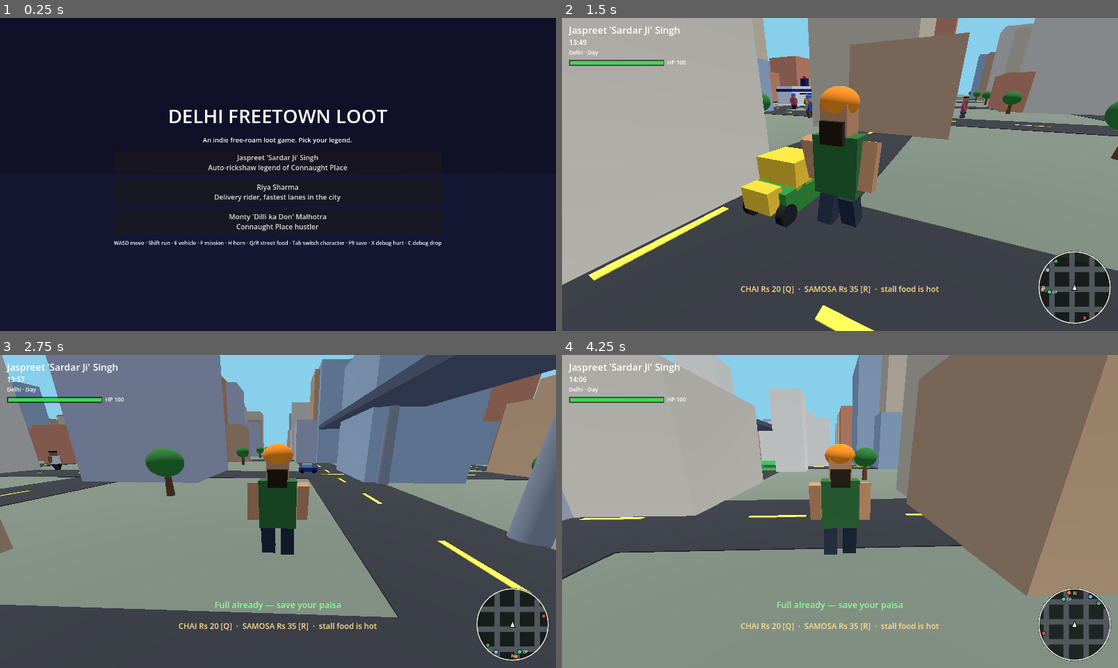
Above: before the commit, frames 1-4 (two rows, left to right).
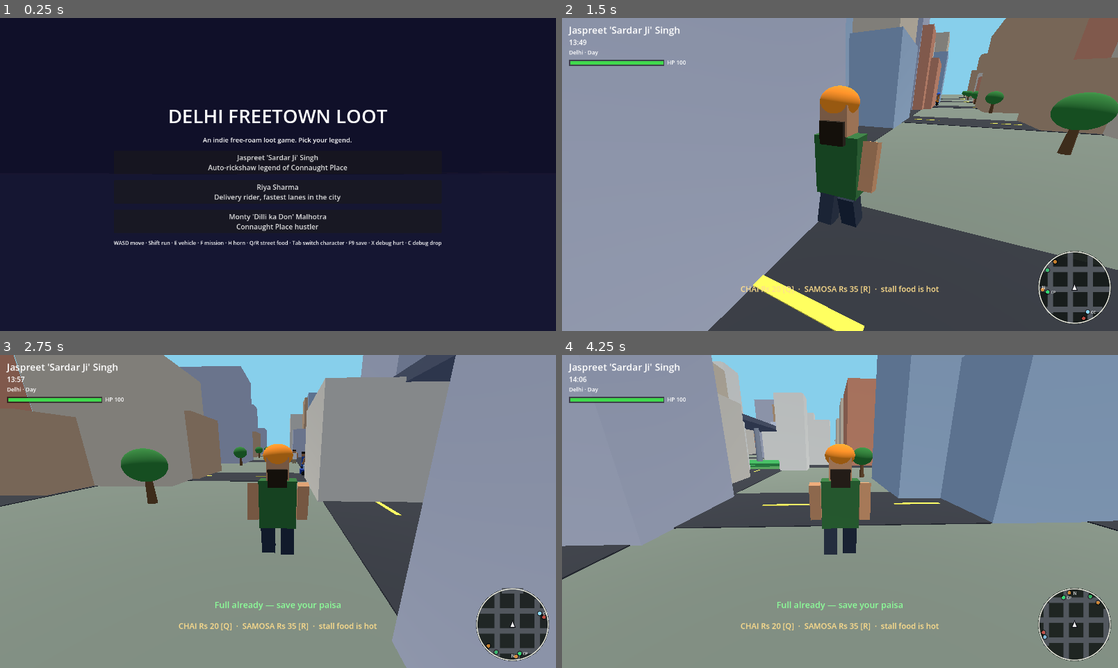
Above: after the commit, the same moments.

Repository: Ayushsahnios/delhi-freetown-loot
Game: Godot game, scene res://scenes/main.tscn
Same seed, same stepped clock (60 frames per second), same inputs: the game is played once before the commit and once after it.
Inputs:
- Up to frame 1 (0.25 s): no input
- Up to frame 2 (1.5 s): click "Jaspreet 'Sardar Ji' Singh Au…" at 0.5 s; tap Enter (ui_accept) at 1.25 s; hold D (move_right) from 1.28 s (still down); hold Shift (run) from 1.28 s (still down)
- Up to frame 3 (2.75 s): tap Enter (ui_accept) at 1.52, 2.27 s; release D (move_right) at 2.03 s; release Shift (run) at 2.03 s; hold S (move_back) from 2.03 s (still down); tap Q (buy_chai) at 2.1 s; tap Shift (run) at 2.3 s
- Up to frame 4 (4.25 s): release S (move_back) at 2.78 s; hold D (move_right) 2.78-3.53 s; hold Shift (run) 2.78-3.53 s; tap R (buy_samosa) at 2.85 s; hold W (move_forward) from 3.53 s (still down); tap H (horn) at 3.6 s; tap Enter (ui_accept) at 3.77 s; tap Shift (run) at 3.8 s

The runs differ from the first frame. In frame 2, 58% of the frame differs, in the area x 0-100%, y 0-100%; in frame 3, 52%; in frame 4, 52%.
Error in both runs: Invalid assignment on read-only value (on base: 'Dictionary'). (res://scripts/missions.gd:49)

Commit message:
Chandni Chowk bazaar district: market street with gate, stalls, crowd boost
The (4,7) block becomes the old-city bazaar: a red sandstone gate
spans the street at the south entry, six market stalls with striped
awnings and goods crates line both sides, haveli shop rows back onto
the block edges, and festival bunting strings cross the lane. A
12-shopper crowd zone (pedestrians.gd) wakes when the player is
nearby and sleeps when not, chai lands in the district via the food
cart offsets, and Chandni Chowk joins the landmark/minimap/respawn
set with an entry toast.

Diff:
--- a/scripts/food.gd
+++ b/scripts/food.gd
@@ -16,6 +16,7 @@
 	"Connaught Place": Vector3(-14.0, 0.0, 8.0),
 	"India Gate": Vector3(14.0, 0.0, 2.0),
 	"Purani Dilli Fort": Vector3(10.0, 0.0, 4.0),
+	"Chandni Chowk": Vector3(-5.0, 0.0, -5.0),
 	"Neighbourhood Park": Vector3(10.0, 0.0, 10.0),
 	"Police Station": Vector3(-12.0, 0.0, 8.0),
 }
--- a/scripts/main.gd
+++ b/scripts/main.gd
@@ -67,6 +67,7 @@
 var _char_states := {}
 var _switch_lock := 0.0
 var _switch_pending_release := false
+var _chandni_seen := false
 
 
 func _ready() -> void:
@@ -83,6 +84,7 @@
 	_peds = PedestrianScript.new()
 	add_child(_peds)
 	_peds.setup(WORLD, PITCH, ROAD, GRID + 1)
+	_peds.set_crowd_zone(_block_center(4, 7) + Vector3(6.0, 0.0, 0.0), 46.0)
 	_audio = AudioScript.new()
 	add_child(_audio)
 	_audio.setup()
@@ -148,6 +150,8 @@
 				_build_india_gate(c.x, c.z)
 			elif ix == 3 and iz == 7:
 				_build_purani_dilli(c.x, c.z)
+			elif ix == 4 and iz == 7:
+				_build_chandni_chowk(c.x, c.z)
 			elif ix == 7 and iz == 5:
 				_build_police_station(c.x, c.z)
 			elif (ix == 8 and iz == 2) or (ix == 2 and iz == 3):
@@ -283,6 +287,78 @@
 	dome.scale = Vector3(1, 1.25, 1)
 	dome.position = Vector3(x, 15.2, z)
 	add_child(dome)
+
+
+const AWNINGS := [
+	[Color(0.95, 0.45, 0.12), Color(0.94, 0.92, 0.88)],
+	[Color(0.12, 0.55, 0.55), Color(0.95, 0.90, 0.80)],
+	[Color(0.85, 0.20, 0.45), Color(0.95, 0.85, 0.25)],
+	[Color(0.20, 0.55, 0.20), Color(0.90, 0.88, 0.84)],
+	[Color(0.95, 0.70, 0.15), Color(0.30, 0.50, 0.80)],
+	[Color(0.60, 0.25, 0.60), Color(0.94, 0.92, 0.88)],
+]
+
+func _build_chandni_chowk(x: float, z: float) -> void:
+	## Bazaar district: the block's inner street becomes a market lane —
+	## a signature red gate at the south entry, stalls with striped
+	## awnings and bunting on both sides, shop rows behind them, and a
+	## pedestrian crowd zone (pedestrians.gd) filling it with shoppers.
+	add_child(_flat(Vector3(BLOCK - 2.0, 0.06, BLOCK - 2.0), Vector3(x, 0.07, z),
+			Color(0.71, 0.62, 0.48)))
+	var street := x + 6.0
+	var gate_z := z - 15.0
+	var red := Color(0.60, 0.25, 0.15)
+	var cream := Color(0.93, 0.88, 0.76)
+	_add_building(Vector3(street - 7.5, 0, gate_z), Vector3(2.6, 10.0, 2.6), red)
+	_add_building(Vector3(street + 7.5, 0, gate_z), Vector3(2.6, 10.0, 2.6), red)
+	add_child(_mesh_box(Vector3(16.6, 2.6, 2.8), red, Vector3(street, 10.8, gate_z)))
+	add_child(_mesh_box(Vector3(16.6, 0.5, 2.9), cream, Vector3(street, 9.5, gate_z)))
+	for fx in [-6.0, 0.0, 6.0]:
+		add_child(_mesh_box(Vector3(0.7, 1.1, 0.7), cream, Vector3(street + fx, 12.6, gate_z)))
+	var zeds := [z - 12.0, z - 6.5, z + 14.5]
+	for i in zeds.size():
+		_stall(Vector3(street - 9.0, 0, zeds[i]), 1.0, i)
+		_stall(Vector3(street + 9.0, 0, zeds[i]), -1.0, i + 3)
+	_add_building(Vector3(x - 11.5, 0, z - 8.0), Vector3(11.0, 7.0, 16.0), Color(0.82, 0.66, 0.45))
+	add_child(_mesh_box(Vector3(11.4, 0.7, 16.4), cream, Vector3(x - 11.5, 5.6, z - 8.0)))
+	_add_building(Vector3(x - 9.0, 0, z + 14.5), Vector3(16.0, 5.5, 5.0), Color(0.75, 0.55, 0.35))
+	add_child(_mesh_box(Vector3(16.4, 0.6, 5.4), cream, Vector3(x - 9.0, 4.4, z + 14.5)))
+	for bz in [z - 11.5, z - 4.0]:
+		_bunting(street, bz)
+
+
+func _stall(pos: Vector3, face: float, idx: int) -> void:
+	## One bazaar stall: solid counter, striped awning on poles, crates of
+	## goods. `face` is +1/-1 — the direction the stall faces (toward the
+	## market street).
+	var woods := [Color(0.55, 0.40, 0.26), Color(0.48, 0.34, 0.22), Color(0.60, 0.44, 0.28)]
+	_add_building(pos, Vector3(2.6, 2.2, 4.2), woods[idx % 3])
+	var ax := pos.x + 0.6 * face
+	var pair: Array = AWNINGS[idx % AWNINGS.size()]
+	add_child(_mesh_box(Vector3(3.4, 0.28, 2.5), pair[0], Vector3(ax, 5.6, pos.z - 1.25)))
+	add_child(_mesh_box(Vector3(3.4, 0.28, 2.5), pair[1], Vector3(ax, 5.6, pos.z + 1.25)))
+	for side in [-2.2, 2.2]:
+		add_child(_mesh_box(Vector3(0.22, 5.6, 0.22), Color(0.35, 0.25, 0.16),
+				Vector3(ax, 2.8, pos.z + side)))
+	var fruit := [Color(0.95, 0.55, 0.10), Color(0.25, 0.65, 0.25), Color(0.90, 0.20, 0.20), Color(0.95, 0.85, 0.30)]
+	for g in range(2):
+		add_child(_mesh_box(Vector3(1.1, 1.0, 1.3), fruit[(idx + g) % 4],
+				Vector3(pos.x, 2.75, pos.z + (1.0 if g == 0 else -1.0))))
+
+
+func _bunting(street: float, bz: float) -> void:
+	## Festival flags strung across the market lane, hung between two
+	## poles with a gentle sag.
+	for side in [-7.2, 7.2]:
+		add_child(_mesh_box(Vector3(0.2, 6.2, 0.2), Color(0.30, 0.22, 0.15),
+				Vector3(street + side, 3.1, bz)))
+	var cols := [Color(0.95, 0.45, 0.12), Color(0.85, 0.20, 0.45), Color(0.20, 0.60, 0.25),
+		Color(0.95, 0.85, 0.25), Color(0.25, 0.55, 0.90)]
+	for f in range(9):
+		var t := (f + 1) / 10.0
+		var fy := 6.1 - sin(PI * t) * 0.7
+		add_child(_mesh_box(Vector3(0.55, 0.7, 0.14), cols[f % 5],
+				Vector3(street - 7.2 + 14.4 * t, fy, bz)))
 
 
 func _build_park(x: float, z: float) -> void:
@@ -522,6 +598,13 @@
 		return
 	_impact_cd = maxf(_impact_cd - delta, 0.0)
 	_chaos_cd = maxf(_chaos_cd - delta, 0.0)
+	var cc := _block_center(4, 7)
+	var ccd := Vector2(player.global_position.x - cc.x, player.global_position.z - cc.z).length()
+	if not _chandni_seen and ccd < 34.0:
+		_chandni_seen = true
+		_show_toast("CHANDNI CHOWK · moonlight bazaar")
+	elif _chandni_seen and ccd > 60.0:
+		_chandni_seen = false
 	if _switch_lock > 0.0:
 		_switch_lock = maxf(_switch_lock - delta, 0.0)
 		if _switch_lock <= 0.0 and _switch_pending_release:
@@ -730,6 +813,7 @@
 		{"name": "Connaught Place", "center": _block_center(5, 5), "spawn": _block_center(5, 5) + Vector3(14.0, 1.0, 14.0)},
 		{"name": "India Gate", "center": _block_center(5, 3), "spawn": _block_center(5, 3) + Vector3(0.0, 1.0, 10.0)},
 		{"name": "Purani Dilli Fort", "center": _block_center(3, 7), "spawn": _block_center(3, 7) + Vector3(0.0, 1.0, 12.0)},
+		{"name": "Chandni Chowk", "center": _block_center(4, 7), "spawn": _block_center(4, 7) + Vector3(6.0, 1.0, -14.0)},
 		{"name": "Neighbourhood Park", "center": _block_center(8, 2), "spawn": _block_center(8, 2) + Vector3(0.0, 1.0, 12.0)},
 		{"name": "Police Station", "center": _block_center(7, 5), "spawn": _block_center(7, 5) + Vector3(0.0, 1.0, 10.0), "police": true},
 	]
--- a/scripts/pedestrians.gd
+++ b/scripts/pedestrians.gd
@@ -19,6 +19,11 @@
 const SCATTER_RADIUS := 18.0
 const REJOIN_SPEED := 5.5
 const REJOIN_LIMIT := 4.0
+const ZONE_EXTRA := 12
+const ZONE_WAKE := 130.0
+const ZONE_RECYCLE := 150.0
+const ZONE_SPAWN_MIN := 26.0
+const ZONE_BIAS := 42.0
 
 const SKIN_TONES := [
 	Color(0.79, 0.57, 0.40), Color(0.72, 0.50, 0.33),
@@ -42,6 +47,9 @@
 var _road_w := 0.0
 var _roads := 0
 var _placed := false
+var _zone_center := Vector3.ZERO
+var _zone_radius := 0.0
+var _zone_set := false
 
 
 func setup(world_size: float, pitch: float, road_width: float, road_count: int) -> void:
@@ -61,6 +69,29 @@
 			"speed": 3.0, "panic": 0.0, "panic_dir": Vector3.ZERO,
 			"rejoin": 0.0, "cd": 0.0, "phase": _rng.randf() * TAU,
 		})
+	# Bazaar crowd squad: extra shoppers that only wake around the crowd
+	# zone (see set_crowd_zone) — the district's density boost.
+	for _i in range(ZONE_EXTRA):
+		var znode := Node3D.new()
+		var zlimbs := _build_ped(znode)
+		znode.visible = false
+		add_child(znode)
+		_peds.append({
+			"node": znode, "legs": zlimbs["legs"], "arms": zlimbs["arms"],
+			"along_z": true, "road": 0.0, "t": 0.0, "dir": 1,
+			"speed": 3.0, "panic": 0.0, "panic_dir": Vector3.ZERO,
+			"rejoin": 0.0, "cd": 0.0, "phase": _rng.randf() * TAU,
+			"zone": true,
+		})
+
+
+func set_crowd_zone(center: Vector3, radius: float) -> void:
+	## Crowd density boost: ZONE_EXTRA extra shoppers walk the sidewalk
+	## lines around `center` while the player is nearby; they sleep (and
+	## cost nothing) when the district is far away.
+	_zone_center = center
+	_zone_radius = radius
+	_zone_set = true
 
 
 func register_player(p: Node3D) -> void:
@@ -73,18 +104,35 @@
 	if not _placed:
 		_placed = true
 		for v in _peds:
-			_place(v)
+			if not bool(v.get("zone", false)):
+				_place(v)
 	if Input.is_action_just_pressed("horn"):
 		_scatter(_player.global_position)
 	for v in _peds:
+		var is_zone := bool(v.get("zone", false))
+		if is_zone:
+			if not _zone_awake():
+				if v.node.visible:
+					v.node.visible = false
+					v.panic = 0.0
+					v.rejoin = 0.0
+				continue
+			if not v.node.visible:
+				_place_zone(v)
 		if v.cd > 0.0:
 			v.cd -= delta
 		if v.panic > 0.0 or v.rejoin > 0.0:
 			_flee_tick(v, delta)
 		else:
 			_walk_tick(v, delta)
-			if _flat_dist(v) > RECYCLE_DIST:
-				_place(v)
+			var recycle := RECYCLE_DIST
+			if is_zone:
+				recycle = ZONE_RECYCLE
+			if _flat_dist(v) > recycle:
+				if is_zone:
+					_place_zone(v)
+				else:
+					_place(v)
 		_animate(v)
 
 
@@ -216,6 +264,38 @@
 		v.t = base + _rng.randf_range(-1.0, 1.0) * SPAWN_ALONG
 		_apply(v)
 		if _flat_dist(v) >= SPAWN_MIN_DIST:
+			break
+	v.node.visible = true
+
+
+func _zone_awake() -> bool:
+	## The bazaar squad is only simulated while the player can plausibly
+	## see the district.
+	if not _zone_set:
+		return false
+	var p: Vector3 = _player.global_position
+	return Vector2(p.x - _zone_center.x, p.z - _zone_center.z).length() <= ZONE_WAKE
+
+
+func _place_zone(v: Dictionary) -> void:
+	## (Re)spawn a bazaar shopper on a sidewalk line near the crowd zone,
+	## biased toward whichever side the player is watching from.
+	v.along_z = _rng.randf() < 0.5
+	var along_center: float = _zone_center.z if v.along_z else _zone_center.x
+	v.road = _nearest_line(_zone_center.x if v.along_z else _zone_center.z) \
+			+ (1.0 if _rng.randf() < 0.5 else -1.0) * _offset()
+	v.dir = 1 if _rng.randf() < 0.5 else -1
+	v.speed = _rng.randf_range(WALK_MIN, WALK_MAX)
+	v.panic = 0.0
+	v.rejoin = 0.0
+	v.cd = _rng.randf_range(0.5, 2.5)
+	var p: Vector3 = _player.global_position
+	var p_along: float = p.z if v.along_z else p.x
+	for _attempt in range(6):
+		v.t = clampf(p_along + _rng.randf_range(-1.0, 1.0) * ZONE_BIAS,
+				along_center - _zone_radius, along_center + _zone_radius)
+		_apply(v)
+		if _flat_dist(v) >= ZONE_SPAWN_MIN:
 			break
 	v.node.visible = true
 
